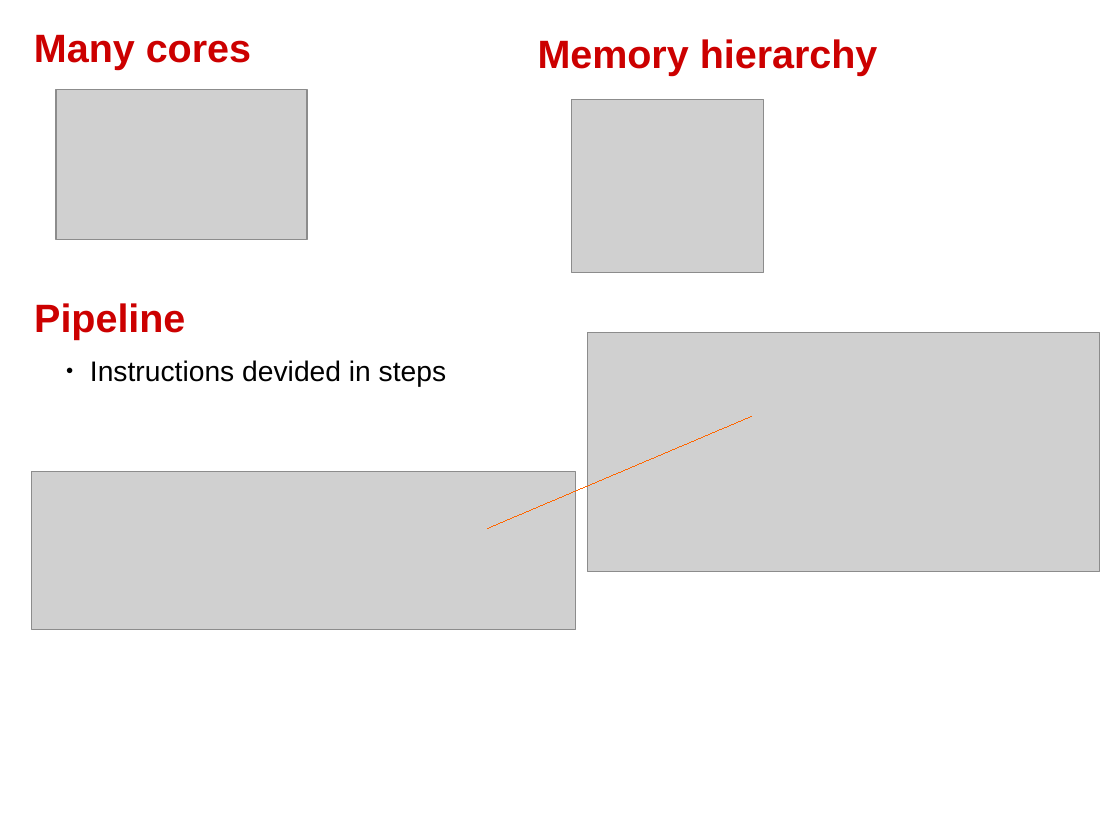
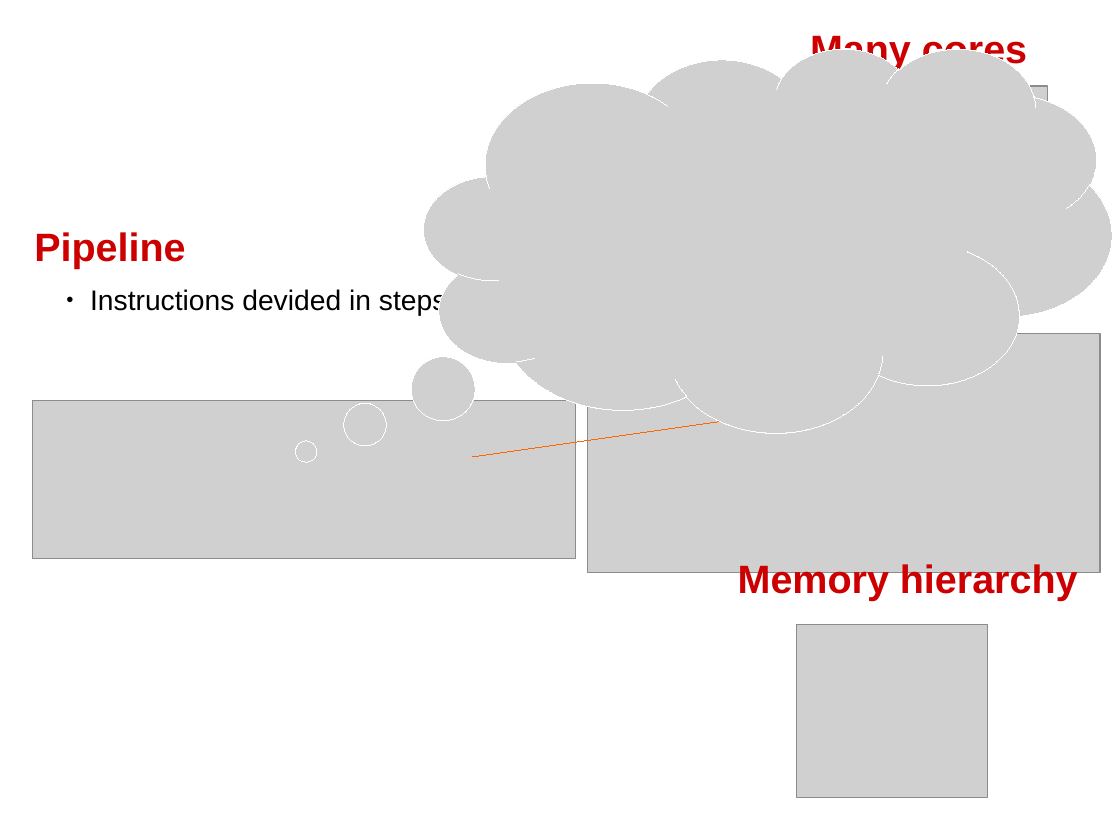
Before and after one commit to swhatelse/M2_internship, a slide deck: slide 5 of org/Presentations/defense/model/HPC.odp. Drawn at 1120x840 pixels with LibreOffice and Linux fonts; fonts in the diff are those of the drawing; grey boxes stand for pictures. Boxes give left, top, right and bottom in pixels: in the first picture for what was removed or moved away, otherwise in the second. Text is boxed around its words. In the diff, an @@ line names an element or a change of style, - is before the commit and + after.

```diff
--- a/org/Presentations/defense/model/HPC.odp
+++ b/org/Presentations/defense/model/HPC.odp
@@ text "Many cores" rewrapped from <box>34,34,251,69</box> to <box>810,31,1027,70</box> @@
@@ picture: place and size @@
-picture at <box>572,100,764,272</box>
+picture at <box>424,48,1112,432</box>
@@ picture added at <box>797,86,1048,238</box> @@
@@ 2 texts, 1 picture: place and size @@
-2 texts, 1 picture at <box>32,303,575,629</box>
+2 texts, 1 picture at <box>33,232,576,558</box>
@@ line moved from (488, 528) - (752, 416) to (473, 457) - (752, 417) @@
@@ text "Memory hierarchy": place and size @@
-text "Memory hierarchy" at <box>538,39,878,76</box>
+text "Memory hierarchy" at <box>738,564,1078,601</box>
@@ picture: place and size @@
-picture at <box>56,89,307,241</box>
+picture at <box>797,625,989,798</box>
```
Also in this commit, not shown: 3 other slides changed, 3 slides added, 1 slide removed.
